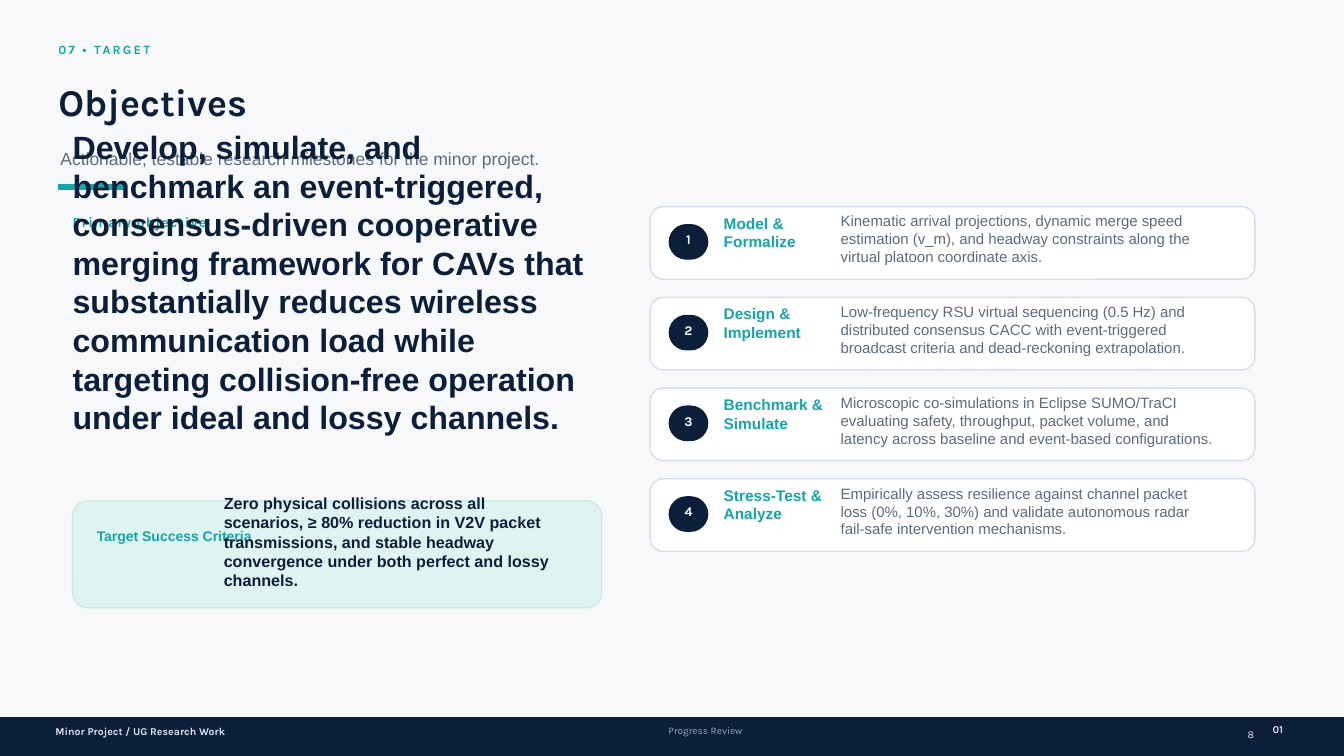
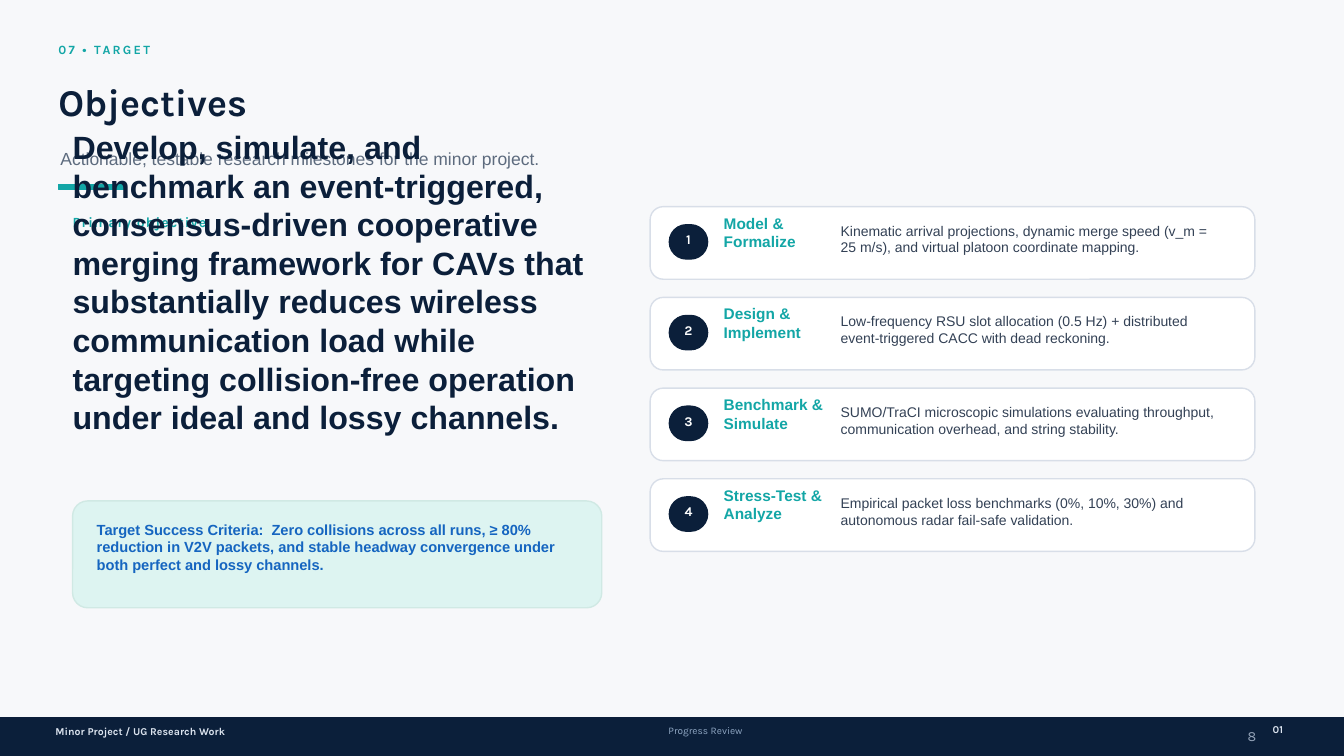
Before and after one commit to swagata025/Rule-based-merging-scenario, a slide deck: slide 8 of Progress_Presentation.pptx. Drawn at 1344x756 pixels with LibreOffice and Linux fonts; fonts in the diff are those of the drawing. Boxes give left, top, right and bottom in pixels: in the first picture for what was removed or moved away, otherwise in the second. Text is boxed around its words. In the diff, an @@ line names an element or a change of style, - is before the commit and + after.

```diff
--- a/Progress_Presentation.pptx
+++ b/Progress_Presentation.pptx
@@ text at bbox=[841, 226, 1195, 255]: text changed; size 10.7 to 10 pt; text colour #5D6B7E to #334155 @@
-Kinematic arrival projections, dynamic merge speed estimation (v_m), and headway constraints along the virtual platoon coordinate axis.
+Kinematic arrival projections, dynamic merge speed (v_m = 25 m/s), and virtual platoon coordinate mapping.
@@ text at bbox=[841, 316, 1187, 346]: text changed; size 10.7 to 10 pt; text colour #5D6B7E to #334155 @@
-Low-frequency RSU virtual sequencing (0.5 Hz) and distributed consensus CACC with event-triggered broadcast criteria and dead-reckoning extrapolation.
+Low-frequency RSU slot allocation (0.5 Hz) + distributed event-triggered CACC with dead reckoning.
@@ text at bbox=[841, 407, 1214, 437]: text changed; size 10.7 to 10 pt; text colour #5D6B7E to #334155 @@
-Microscopic co-simulations in Eclipse SUMO/TraCI evaluating safety, throughput, packet volume, and latency across baseline and event-based configurations.
+SUMO/TraCI microscopic simulations evaluating throughput, communication overhead, and string stability.
@@ text at bbox=[841, 498, 1183, 525]: text changed; size 10.7 to 10 pt; text colour #5D6B7E to #334155 @@
-Empirically assess resilience against channel packet loss (0%, 10%, 30%) and validate autonomous radar fail-safe intervention mechanisms.
+Empirical packet loss benchmarks (0%, 10%, 30%) and autonomous radar fail-safe validation.
@@ text at bbox=[97, 524, 555, 573]: text changed; size 11.5 to 10.5 pt; text colour #0B1F3A to #1565C0 @@
-Zero physical collisions across all scenarios, ≥ 80% reduction in V2V packet transmissions, and stable headway convergence under both perfect and lossy channels.
+Target Success Criteria: Zero collisions across all runs, ≥ 80% reduction in V2V packets, and stable headway convergence under both perfect and lossy channels.
@@ text removed at bbox=[97, 531, 252, 545] @@
-Target Success Criteria
@@ text "8" at bbox=[1248, 732, 1257, 741]: size 7.5 to 10 pt, text colour #DCE4EF to #94A3B8 @@
```
Also in this commit, not shown: 13 other slides changed, 1 slide added, 4 other files.
